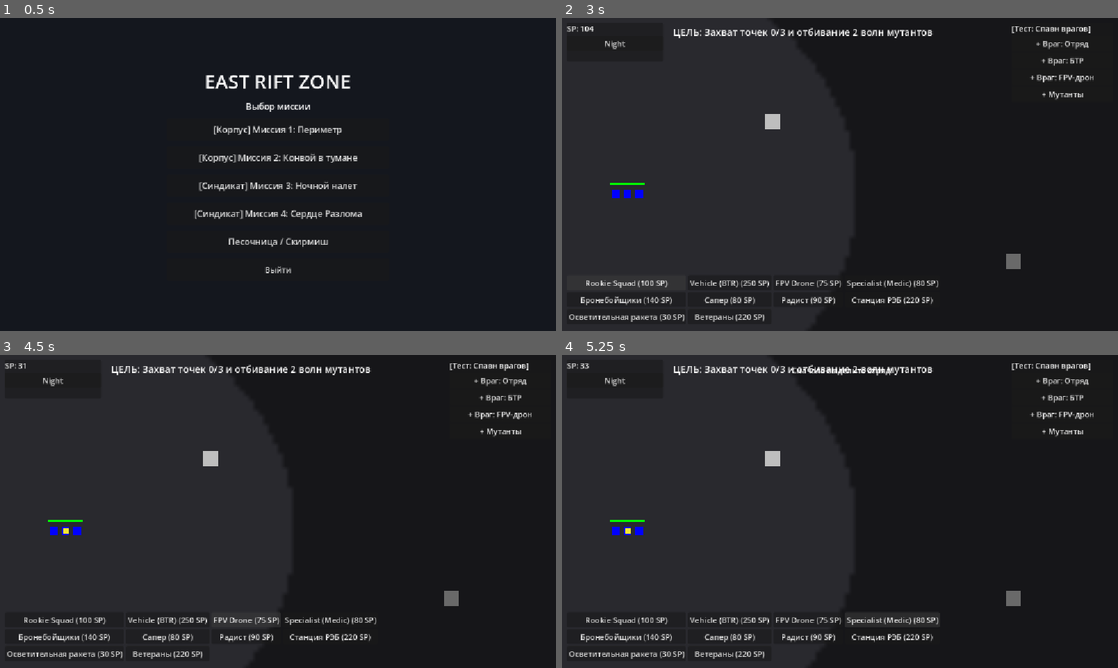
Above: before the commit, frames 1-4 (two rows, left to right).
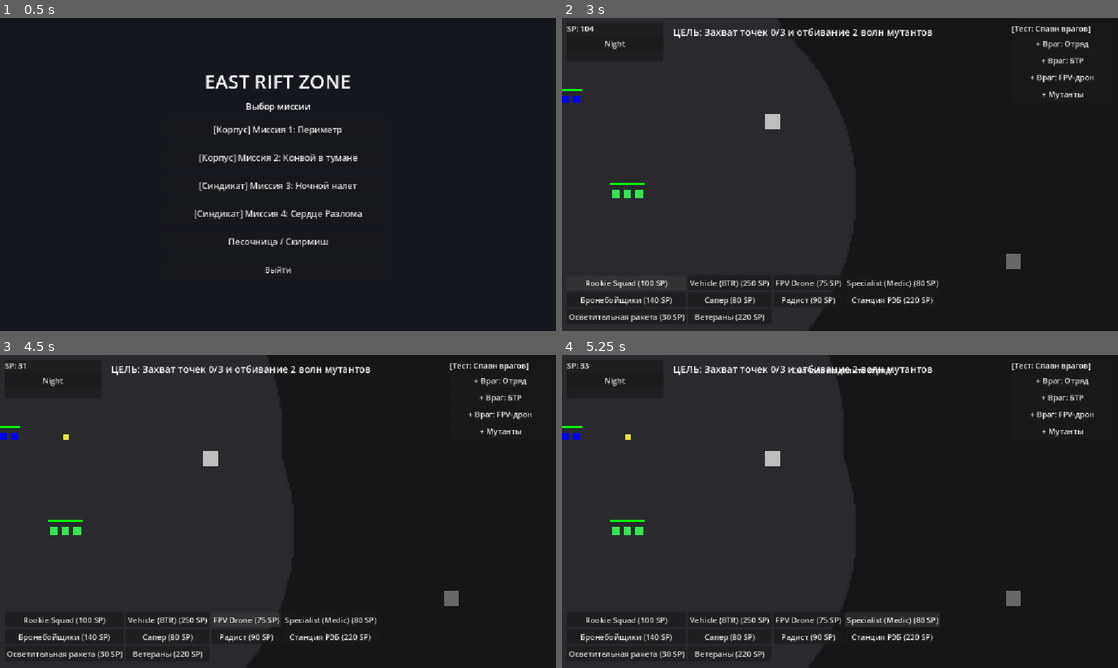
Above: after the commit, the same moments.

Repository: roflanbi4/game-zov
Game: Godot game, scene res://scenes/core/main_game.tscn
The game is run twice, just before and just after one commit, with the same random seed, the same clock (stepped at 60 frames per second) and the same inputs.
Inputs:
- Up to frame 1 (0.5 s): no input
- Up to frame 2 (3 s): click "[Корпус] Миссия 1: Периметр" at 0.5 s; click "Night" at 1.25 s; click "Day" at 2 s; click "Rookie Squad (100 SP)" at 2.75 s
- Up to frame 3 (4.5 s): click "Vehicle (BTR) (250 SP)" at 3.5 s; click "FPV Drone (75 SP)" at 4.25 s
- Up to frame 4 (5.25 s): click "Specialist (Medic) (80 SP)" at 5 s

Frame 1 is identical in both runs. In frame 2, 0.2% of the frame differs, in the area x 0-15%, y 22-58%; in frame 3, 0.2%; in frame 4, 0.2%.

Commit message:
9.5-fix and dop

Diff:
--- a/scripts/components/VeterancyComponent.gd
+++ b/scripts/components/VeterancyComponent.gd
@@ -137,4 +137,8 @@
 		weapon_component.attack_damage = int(round(_base_attack_damage * _damage_multiplier()))
 	if morale_component != null and is_instance_valid(morale_component):
 		morale_component.cowardice_multiplier = _cowardice_for_rank()
+	if rank == Rank.VETERAN:
+		var parent_soldier: Node = get_parent()
+		if parent_soldier != null and bool(parent_soldier.get("flashlight_on")):
+			parent_soldier.set("flashlight_on", false)
 	_update_xp_bar_visual()
--- /dev/null
+++ b/scripts/core/FogDrawer.gd
@@ -0,0 +1,25 @@
+class_name FogDrawer
+extends Node2D
+
+var sources: Array = []
+var is_night: bool = false
+
+func update_night_alpha(enabled: bool) -> void:
+	is_night = enabled
+
+func _draw() -> void:
+	for src in sources:
+		var pos: Vector2 = (src["pos"] as Vector2) / 4.0
+		var radius: float = float(src["radius"]) / 4.0
+		if bool(src["cone"]):
+			var dir: Vector2 = src["dir"] as Vector2
+			var base_ang: float = dir.angle()
+			var half_rad: float = deg_to_rad(float(src["half_deg"]))
+			var pts := PackedVector2Array([
+				pos,
+				pos + Vector2(radius, 0.0).rotated(base_ang - half_rad),
+				pos + Vector2(radius, 0.0).rotated(base_ang + half_rad)
+			])
+			draw_colored_polygon(pts, Color(1.0, 1.0, 1.0, 1.0))
+		else:
+			draw_circle(pos, radius, Color(1.0, 1.0, 1.0, 1.0))
--- a/scripts/core/FogOfWarManager.gd
+++ b/scripts/core/FogOfWarManager.gd
@@ -1,28 +1,49 @@
 class_name FogOfWarManager
 extends Node2D
 
-const IMG_W: int = 192
-const IMG_H: int = 108
-const SCALE: int = 10
+const SUB_W: int = 480
+const SUB_H: int = 270
+const SCALE: float = 4.0
 
 var is_night: bool = false
-var _image: Image
-var _texture: ImageTexture
 var _rect: TextureRect
 var _flares: Array = []
 var _time: float = 0.0
 var _night_synced: bool = false
 var _update_timer: float = 0.0
+var _sub_viewport: SubViewport
+var _fog_drawer: Node2D
+var _fog_base: ColorRect
 
 func _ready() -> void:
 	z_index = 50
-	_image = Image.create(IMG_W, IMG_H, false, Image.FORMAT_RGBA8)
-	_texture = ImageTexture.create_from_image(_image)
+	add_to_group("fog_of_war")
+
+	_sub_viewport = SubViewport.new()
+	_sub_viewport.size = Vector2(SUB_W, SUB_H)
+	_sub_viewport.transparent_bg = true
+	_sub_viewport.render_target_update_mode = SubViewport.UPDATE_ALWAYS
+	add_child(_sub_viewport)
+
+	_fog_base = ColorRect.new()
+	_fog_base.name = "FogBase"
+	_fog_base.size = Vector2(SUB_W, SUB_H)
+	_fog_base.color = Color(0, 0, 0, 0.45)
+	_sub_viewport.add_child(_fog_base)
+
+	_fog_drawer = Node2D.new()
+	_fog_drawer.name = "FogDrawer"
+	_fog_drawer.set_script(preload("res://scripts/core/FogDrawer.gd"))
+	var mat := CanvasItemMaterial.new()
+	mat.blend_mode = CanvasItemMaterial.BLEND_MODE_SUB
+	_fog_drawer.material = mat
+	_sub_viewport.add_child(_fog_drawer)
+
 	_rect = TextureRect.new()
 	_rect.name = "FogRect"
-	_rect.size = Vector2(IMG_W, IMG_H)
+	_rect.size = Vector2(SUB_W, SUB_H)
 	_rect.scale = Vector2(SCALE, SCALE)
-	_rect.texture = _texture
+	_rect.texture = _sub_viewport.get_texture()
 	_rect.texture_filter = CanvasItem.TEXTURE_FILTER_LINEAR
 	_rect.mouse_filter = Control.MOUSE_FILTER_IGNORE
 	add_child(_rect)
@@ -40,6 +61,11 @@
 
 func set_night(enabled: bool) -> void:
 	is_night = enabled
+	if _fog_base != null:
+		_fog_base.color = Color(0, 0, 0, 0.90 if enabled else 0.45)
+	if _fog_drawer != null:
+		_fog_drawer.update_night_alpha(enabled)
+		_fog_drawer.queue_redraw()
 
 func add_flare(pos: Vector2, radius: float = 420.0, duration: float = 15.0) -> void:
 	var node := _make_flare_visual(pos, radius)
@@ -79,9 +105,10 @@
 			var pulse: float = 0.8 + 0.2 * sin(_time * 4.0)
 			node.modulate.a = base_a * pulse
 	_update_timer += delta
-	if _update_timer >= 0.05:
+	if _update_timer >= 0.1:
 		_update_timer = 0.0
 		_update_fog()
+
 func _collect_sources() -> Array:
 	var tree: SceneTree = get_tree()
 	if tree == null:
@@ -139,34 +166,10 @@
 	return sources
 
 func _update_fog() -> void:
-	var base_alpha: float = 0.45 if not is_night else 0.90
-	for y in range(IMG_H):
-		for x in range(IMG_W):
-			_image.set_pixel(x, y, Color(0.0, 0.0, 0.0, base_alpha))
 	var sources: Array = _collect_sources()
-	for src in sources:
-		var pos: Vector2 = src["pos"]
-		var radius: float = float(src["radius"])
-		var r_px: int = int(ceil(radius / SCALE)) + 1
-		var cx: int = int(pos.x / SCALE)
-		var cy: int = int(pos.y / SCALE)
-		for py in range(max(0, cy - r_px), min(IMG_H, cy + r_px + 1)):
-			for px in range(max(0, cx - r_px), min(IMG_W, cx + r_px + 1)):
-				var wpos := Vector2((px + 0.5) * SCALE, (py + 0.5) * SCALE)
-				var dist: float = wpos.distance_to(pos)
-				var visible: bool = false
-				if bool(src["cone"]):
-					if dist <= radius:
-						var dir: Vector2 = src["dir"]
-						var ang: float = abs(dir.angle_to(wpos - pos))
-						if ang <= deg_to_rad(float(src["half_deg"])):
-							visible = true
-				else:
-					if dist <= radius:
-						visible = true
-				if visible:
-					_image.set_pixel(px, py, Color(0.0, 0.0, 0.0, 0.0))
-	_texture.update(_image)
+	_fog_drawer.sources = sources
+	_fog_drawer.update_night_alpha(is_night)
+	_fog_drawer.queue_redraw()
 	_update_visibility(sources)
 
 func _source_sees(src: Dictionary, pos: Vector2) -> bool:
--- a/scripts/core/SelectionManager.gd
+++ b/scripts/core/SelectionManager.gd
@@ -47,15 +47,21 @@
 		draw_rect(rect, selection_color, true)
 		draw_rect(rect, border_color, false, 2.0)
 
+func _clear_selection() -> void:
+	for unit in selected_units:
+		if is_instance_valid(unit):
+			unit.modulate = Color.WHITE
+			var visual: CanvasItem = unit.get_node_or_null("ColorRect") as CanvasItem
+			if visual != null:
+				visual.modulate = Color.WHITE
+	selected_units.clear()
+	selected_squads.clear()
+
 func _select_units_in_box() -> void:
 	var rect: Rect2 = Rect2(selection_start.min(selection_end), (selection_start - selection_end).abs())
 	rect = rect.grow(12.0)
 
-	for unit in selected_units:
-		if is_instance_valid(unit):
-			unit.modulate = Color.WHITE
-	selected_units.clear()
-	selected_squads.clear()
+	_clear_selection()
 
 	var squads: Array = get_tree().get_nodes_in_group("player_squads")
 	for squad_node in squads:
@@ -73,7 +79,10 @@
 			selected_squads.append(squad)
 			for soldier in squad.soldiers:
 				if is_instance_valid(soldier):
-					soldier.modulate = highlight_color
+					var visual: CanvasItem = soldier.get_node_or_null("ColorRect") as CanvasItem
+					if visual != null:
+						visual.modulate = highlight_color
+					soldier.modulate = Color.WHITE
 					selected_units.append(soldier)
 
 	# Выделение одиночной техники и дронов
--- a/scripts/core/Soldier.gd
+++ b/scripts/core/Soldier.gd
@@ -16,7 +16,9 @@
 var target_position: Vector2 = Vector2.ZERO
 var squad_controller: Node2D = null
 
+
 func _ready() -> void:
+	safe_margin = 0.08
 	set_physics_process(false)
 
 	health_component = get_node_or_null("HealthComponent")
@@ -45,6 +47,7 @@
 
 	var cone := Polygon2D.new()
 	cone.name = "FlashlightCone"
+	cone.z_index = 51
 	cone.polygon = PackedVector2Array([
 		Vector2.ZERO,
 		Vector2(320.0, 0.0).rotated(deg_to_rad(-25.0)),
@@ -111,11 +114,6 @@
 	elif velocity.length() > 1.0:
 		_last_facing = velocity.normalized()
 
-	# Авто-выключение фонарика при ПНВ или ранге Veteran+
-	if has_nvg or rank >= VeterancyComponent.Rank.VETERAN:
-		if flashlight_on:
-			flashlight_on = false
-
 	# Видимость конуса фонарика: только Rookie без ПНВ, только ночь, только_player_units, только flashlight_on
 	cone.visible = is_night and rank == VeterancyComponent.Rank.ROOKIE and not has_nvg and is_in_group("player_units") and flashlight_on
 	cone.rotation = _last_facing.angle()
--- a/scripts/ui/GameHUD.gd
+++ b/scripts/ui/GameHUD.gd
@@ -5,12 +5,18 @@
 var _day_night_btn: Button
 var _is_night: bool = false
 var _eco: EconomyManager
+
+const GRENADE_MAX_RANGE: float = 260.0
+const MINE_MAX_RANGE: float = 65.0
 
 # Ability panel state
 var _selected_squad: Node2D = null
 var _mine_mode: bool = false
 var _artillery_mode: bool = false
 var _grenade_mode: bool = false
+
+# Aim overlay for grenade/mine preview
+var _aim_overlay: Node2D = null
 
 # Ability panel UI refs
 var _abil_panel: PanelContainer = null
@@ -22,7 +28,6 @@
 var _flare_mode: bool = false
 var _veteran_btn: Button = null
 var _nvg_btn: Button = null
-var _rankup_btn: Button = null
 
 # Notification popup
 var _notification_label: Label = null
@@ -216,18 +221,44 @@
 	abil_hbox.add_child(nvg_btn)
 	_nvg_btn = nvg_btn
 
-	var rankup_btn := Button.new()
-	rankup_btn.text = "Повысить ранг (90 SP)"
-	rankup_btn.pressed.connect(_on_rank_up)
-	abil_hbox.add_child(rankup_btn)
-	_rankup_btn = rankup_btn
-
+
+	_aim_overlay = Node2D.new()
+	_aim_overlay.name = "AimOverlay"
+	_aim_overlay.z_index = 95
+	_aim_overlay.draw.connect(_on_aim_overlay_draw)
+	get_parent().add_child(_aim_overlay)
 func _on_sp_changed(new_amount: int) -> void:
 	_update_sp_label()
 
 func _update_sp_label() -> void:
 	if _sp_label != null and _eco != null:
 		_sp_label.text = "SP: " + str(_eco.get_sp())
+func _on_aim_overlay_draw() -> void:
+	if not _grenade_mode and not _mine_mode:
+		return
+	var selected: Node2D = _get_selected_squad()
+	if selected == null:
+		return
+	var soldiers: Array = selected.get("soldiers")
+	if soldiers == null:
+		return
+	var center: Vector2 = Vector2.ZERO
+	var count: int = 0
+	for s in soldiers:
+		if is_instance_valid(s) and s is Node2D:
+			center += (s as Node2D).global_position
+			count += 1
+	if count == 0:
+		return
+	center /= float(count)
+	var mouse_world: Vector2 = get_viewport().get_canvas_transform().affine_inverse() * get_viewport().get_mouse_position()
+	var max_r: float = GRENADE_MAX_RANGE if _grenade_mode else MINE_MAX_RANGE
+	var aoe_r: float = 50.0 if _grenade_mode else 25.0
+	var in_range: bool = center.distance_to(mouse_world) <= max_r
+	var color: Color = Color(0.2, 1.0, 0.3, 0.45) if in_range else Color(1.0, 0.2, 0.2, 0.45)
+	_aim_overlay.draw_arc(center, max_r, 0.0, TAU, 48, Color(0.9, 0.9, 0.9, 0.5), 1.5)
+	_aim_overlay.draw_line(center, mouse_world, color, 1.5)
+	_aim_overlay.draw_circle(mouse_world, aoe_r, color)
 
 func _process(delta: float) -> void:
 	if _notification_timer > 0.0:
@@ -235,6 +266,9 @@
 		if _notification_timer <= 0.0 and _notification_label != null:
 			_notification_label.queue_free()
 			_notification_label = null
+
+	if _aim_overlay != null and (_grenade_mode or _mine_mode):
+		_aim_overlay.queue_redraw()
 
 	if _abil_panel == null or _abil_label == null:
 		return
@@ -282,17 +316,6 @@
 				break
 		_nvg_btn.visible = any_need_nvg
 
-	# Кнопка повышения ранга видима, если не все Elite
-	if _rankup_btn != null:
-		var all_elite: bool = true
-		for s in soldiers:
-			if not is_instance_valid(s):
-				continue
-			var vc: VeterancyComponent = s.get_node_or_null("VeterancyComponent") as VeterancyComponent
-			if vc == null or vc.rank < VeterancyComponent.Rank.ELITE:
-				all_elite = false
-				break
-		_rankup_btn.visible = not all_elite
 
 func _on_day_night_toggled() -> void:
 	set_night(not _is_night)
@@ -389,37 +412,9 @@
 				s.set("flashlight_on", false)
 		_show_notification("ПНВ выданы отряду!")
 
-func _on_rank_up() -> void:
-	var squad: Node2D = _get_selected_squad()
-	if squad == null:
-		_show_notification("Сначала выделите отряд!")
-		return
-	var soldiers: Array = squad.get("soldiers")
-	if soldiers == null or soldiers.is_empty():
-		return
-	# Проверяем, все ли уже Elite
-	var all_elite: bool = true
-	for s in soldiers:
-		if not is_instance_valid(s):
-			continue
-		var vc: VeterancyComponent = s.get_node_or_null("VeterancyComponent") as VeterancyComponent
-		if vc == null or vc.rank < VeterancyComponent.Rank.ELITE:
-			all_elite = false
-			break
-	if all_elite:
-		_show_notification("Отряд уже максимального ранга!")
-		return
-	if _eco != null and _eco.spend_sp(90):
-		for s in soldiers:
-			if is_instance_valid(s):
-				var vc: VeterancyComponent = s.get_node_or_null("VeterancyComponent") as VeterancyComponent
-				if vc != null:
-					vc.add_xp(100)
-		_show_notification("Опыт добавлен бойцам отряда!")
-
 func _spawn_veteran_squad() -> void:
 	var squad = _SQUAD_SCRIPT.new()
-	squad.position = Vector2(200, 400)
+	squad.position = _get_free_spawn_pos()
 	for i in range(3):
 		var soldier := Soldier.new()
 		soldier.name = "VetSoldier_" + str(i)
@@ -450,7 +445,7 @@
 
 func _spawn_soldier_squad(count: int) -> void:
 	var squad = _SQUAD_SCRIPT.new()
-	squad.position = Vector2(200, 400)
+	squad.position = _get_free_spawn_pos()
 
 	for i in range(count):
 		var soldier := Soldier.new()
@@ -481,13 +476,13 @@
 
 func _spawn_vehicle() -> void:
 	var vehicle := VehicleUnit.new()
-	vehicle.position = Vector2(200, 400)
+	vehicle.position = _get_free_spawn_pos()
 	vehicle.is_enemy = false
 	get_parent().add_child(vehicle)
 
 func _spawn_drone() -> void:
 	var drone := DroneUnit.new()
-	drone.position = Vector2(200, 400)
+	drone.position = _get_free_spawn_pos()
 	drone.drone_type = DroneUnit.DroneType.FPV_KAMIKAZE
 	drone.is_enemy = false
 	get_parent().add_child(drone)
@@ -499,6 +494,27 @@
 		if selected != null and selected.size() > 0 and is_instance_valid(selected[0]):
 			return selected[0] as Node2D
 	return null
+
+func _get_free_spawn_pos(origin: Vector2 = Vector2(200.0, 400.0)) -> Vector2:
+	var groups_to_check: Array[String] = ["player_units", "player_vehicles", "player_drones"]
+	for attempt in range(50):
+		var dx: int = (attempt % 7) - 3
+		var dy: int = int(attempt / 7) - 3
+		var candidate: Vector2 = origin + Vector2(dx * 65.0, dy * 65.0)
+		if candidate.x < 60.0 or candidate.x > 1860.0 or candidate.y < 60.0 or candidate.y > 1020.0:
+			continue
+		var overlap: bool = false
+		for g in groups_to_check:
+			for node in get_tree().get_nodes_in_group(g):
+				if is_instance_valid(node) and node is Node2D:
+					if (node as Node2D).global_position.distance_to(candidate) < 60.0:
+						overlap = true
+						break
+			if overlap:
+				break
+		if not overlap:
+			return candidate
+	return origin
 
 func _can_add_specialist(target_squad: Node2D) -> bool:
 	if target_squad == null:
@@ -523,7 +539,7 @@
 
 func _spawn_at_squad() -> void:
 	var squad = _SQUAD_SCRIPT.new()
-	squad.position = Vector2(200, 400)
+	squad.position = _get_free_spawn_pos()
 	for i in range(3):
 		var soldier := Soldier.new()
 		soldier.name = "AT_Soldier_" + str(i)
@@ -573,7 +589,7 @@
 
 func _spawn_ew_vehicle() -> void:
 	var vehicle := VehicleUnit.new()
-	vehicle.position = Vector2(200, 400)
+	vehicle.position = _get_free_spawn_pos()
 	vehicle.is_enemy = false
 	vehicle.is_ew_jammer = true
 	get_parent().add_child(vehicle)
@@ -612,7 +628,7 @@
 	if spec == null or spec.specialist_type != SpecialistComponent.Type.SAPPER:
 		_show_notification("В отряде должен быть сапер!")
 		return
-	if _eco != null and _eco.spend_sp(40):
+	if _eco != null and _eco.get_sp() >= 40:
 		_mine_mode = true
 		_artillery_mode = false
 		_grenade_mode = false
@@ -634,7 +650,7 @@
 		_flare_mode = false
 
 func _on_grenade() -> void:
-	if _eco != null and _eco.spend_sp(30):
+	if _eco != null and _eco.get_sp() >= 30:
 		_grenade_mode = true
 		_mine_mode = false
 		_artillery_mode = false
@@ -646,6 +662,18 @@
 		return
 	var soldiers: Array = squad.get("soldiers")
 	if soldiers == null or soldiers.is_empty():
+		return
+	var has_rookie_without_nvg: bool = false
+	for s in soldiers:
+		if not is_instance_valid(s):
+			continue
+		var vc: VeterancyComponent = s.get_node_or_null("VeterancyComponent") as VeterancyComponent
+		var rank: int = vc.rank if vc != null else VeterancyComponent.Rank.ROOKIE
+		if not bool(s.get("has_nvg")) and rank == VeterancyComponent.Rank.ROOKIE:
+			has_rookie_without_nvg = true
+			break
+	if not has_rookie_without_nvg:
+		_show_notification("У отряда ПНВ/тепловизор — фонарики не нужны")
 		return
 	var new_state: bool = true
 	if is_instance_valid(soldiers[0]):
@@ -657,6 +685,23 @@
 func _input(event: InputEvent) -> void:
 	if get_viewport().gui_get_hovered_control() != null:
 		return
+	# Cancel any active mode on Esc or RMB
+	if event is InputEventKey and event.keycode == KEY_ESCAPE and event.pressed:
+		if _mine_mode or _grenade_mode or _artillery_mode or _flare_mode:
+			_mine_mode = false
+			_grenade_mode = false
+			_artillery_mode = false
+			_flare_mode = false
+			get_viewport().set_input_as_handled()
+			return
+	if event is InputEventMouseButton and event.button_index == MOUSE_BUTTON_RIGHT and event.pressed:
+		if _mine_mode or _grenade_mode or _artillery_mode or _flare_mode:
+			_mine_mode = false
+			_grenade_mode = false
+			_artillery_mode = false
+			_flare_mode = false
+			get_viewport().set_input_as_handled()
+			return
 	if event is InputEventMouseButton and event.button_index == MOUSE_BUTTON_LEFT and event.pressed:
 		var world_pos: Vector2 = get_viewport().get_canvas_transform().affine_inverse() * event.position
 		if _flare_mode:
@@ -671,17 +716,52 @@
 			return
 		if _mine_mode:
 			_mine_mode = false
+			get_viewport().set_input_as_handled()
 			var selected: Node2D = _get_selected_squad()
 			if selected != null:
+				var soldiers: Array = selected.get("soldiers")
+				var center: Vector2 = Vector2.ZERO
+				var count: int = 0
+				for s in soldiers:
+					if is_instance_valid(s) and s is Node2D:
+						center += (s as Node2D).global_position
+						count += 1
+				if count > 0:
+					center /= float(count)
+					if center.distance_to(world_pos) > MINE_MAX_RANGE:
+						_show_notification("Слишком далеко!")
+						return
 				var spec: SpecialistComponent = selected.get_node_or_null("SpecialistComponent") as SpecialistComponent
 				if spec != null and spec.specialist_type == SpecialistComponent.Type.SAPPER:
-					spec.place_mine(world_pos)
-		elif _artillery_mode:
+					if _eco != null and _eco.spend_sp(40):
+						spec.place_mine(world_pos)
+					else:
+						_show_notification("Недостаточно SP")
+			return
+		if _artillery_mode:
 			_artillery_mode = false
 			_aoe_damage(world_pos, 100.0, 80)
-		elif _grenade_mode:
+		if _grenade_mode:
 			_grenade_mode = false
-			_aoe_damage(world_pos, 50.0, 60)
+			get_viewport().set_input_as_handled()
+			var selected: Node2D = _get_selected_squad()
+			if selected != null:
+				var soldiers: Array = selected.get("soldiers")
+				var center: Vector2 = Vector2.ZERO
+				var count: int = 0
+				for s in soldiers:
+					if is_instance_valid(s) and s is Node2D:
+						center += (s as Node2D).global_position
+						count += 1
+				if count > 0:
+					center /= float(count)
+					if center.distance_to(world_pos) > GRENADE_MAX_RANGE:
+						_show_notification("Слишком далеко!")
+						return
+				if _eco != null and _eco.spend_sp(30):
+					_aoe_damage(world_pos, 50.0, 60)
+				else:
+					_show_notification("Недостаточно SP")
 
 func _aoe_damage(center: Vector2, radius: float, damage: int) -> void:
 	# Вспышка взрыва
Not shown, added: scripts/core/FogDrawer.gd.uid
